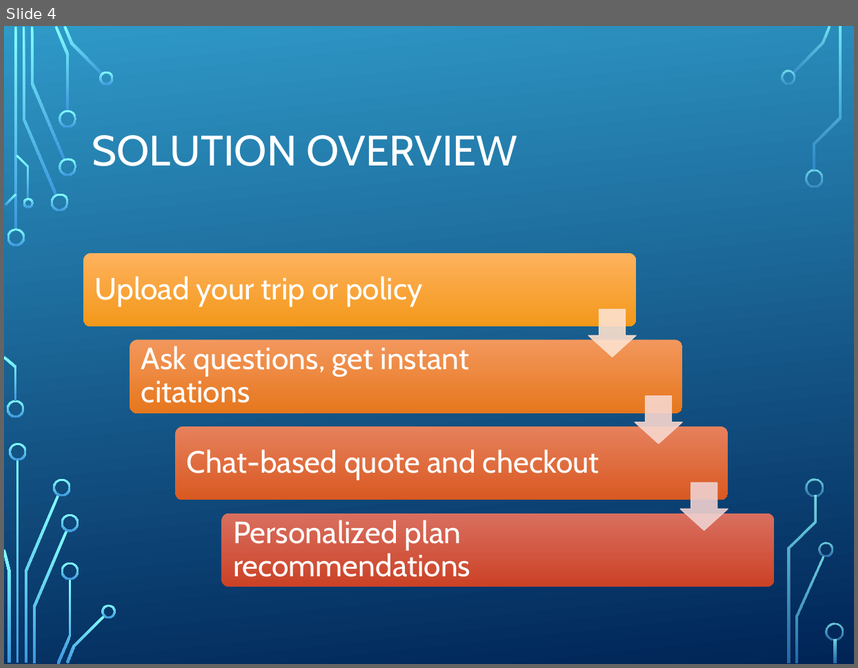
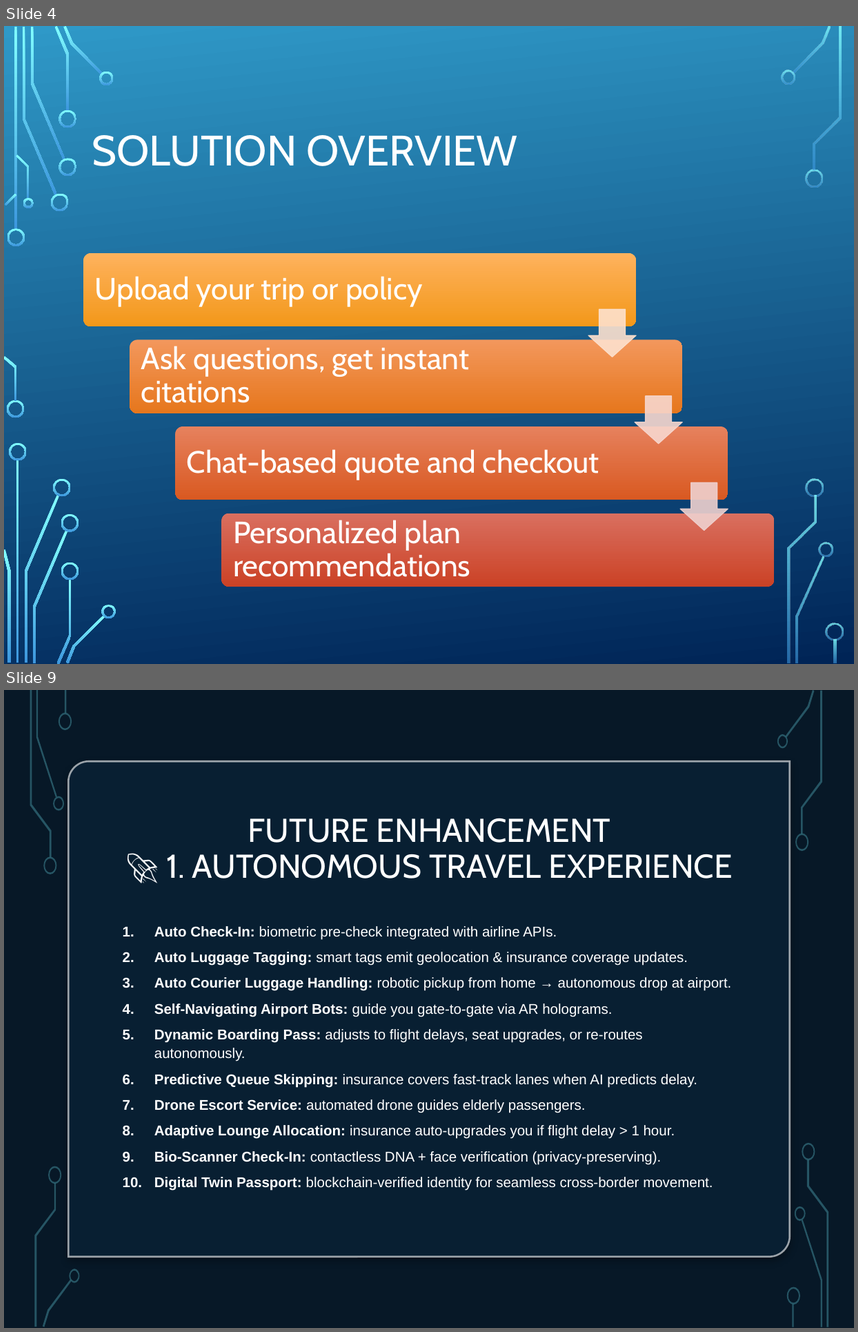
Before and after one commit to NguiWeily/ancileo-msig-demo, a slide deck: Ancileo x MSIG J-W.pptx. Shown one above the other, each under a label of ours: slide 4 before the commit, slides 4 and 9 after it; the slides between them are not shown. The pictures are 858x668 and 858x1332 pixels, drawn with LibreOffice and Linux fonts; fonts in the diff are those of the drawing; background and template pictures are left out. Boxes give left, top, right and bottom in pixels: in the first picture for what was removed or moved away, otherwise in the second. Text is boxed around its words. In the diff, an @@ line names an element or a change of style, - is before the commit and + after.

```diff
--- a/Ancileo x MSIG J-W.pptx
+++ b/Ancileo x MSIG J-W.pptx
@@ slide 9 added at (4,690,854,1328), background picture (left out); not listed: 17 template elements that a slide beside it also shows @@
@@ rectangle added at (4,690,854,1328), fill #000000 @@
@@ rectangle added at (4,690,854,1328), fill #092338 at 70% opacity @@
@@ group added at (30,690,72,874): 5 freeform shapes, 1 rectangle @@
@@ group added at (777,690,822,851): 4 freeform shapes @@
@@ round diag rect added at (69,761,791,1256), fill #092338 at 80% opacity, outline #FFFFFF 1.5 pt @@
@@ title added at (166,818,733,878), 28 pt, text #FFFFFF @@
+FUTURE ENHANCEMENT
+🚀 1. AUTONOMOUS TRAVEL EXPERIENCE
@@ text added at (154,926,732,1190), 12 pt, text #FFFFFF @@
+1. Auto Check-In: biometric pre-check integrated with airline APIs.
+2. Auto Luggage Tagging: smart tags emit geolocation & insurance coverage updates.
+3. Auto Courier Luggage Handling: robotic pickup from home → autonomous drop at airport.
+4. Self-Navigating Airport Bots: guide you gate-to-gate via AR holograms.
+5. Dynamic Boarding Pass: adjusts to flight delays, seat upgrades, or re-routes autonomously.
+6. Predictive Queue Skipping: insurance covers fast-track lanes when AI predicts delay.
+7. Drone Escort Service: automated drone guides elderly passengers.
+8. Adaptive Lounge Allocation: insurance auto-upgrades you if flight delay > 1 hour.
+9. Bio-Scanner Check-In: contactless DNA + face verification (privacy-preserving).
+10. Digital Twin Passport: blockchain-verified identity for seamless cross-border movement.
@@ group added at (34,1166,81,1327): 4 freeform shapes @@
@@ group added at (787,1142,829,1327): 5 freeform shapes, 1 rectangle @@
```
Also in this commit, not shown: 4 slides changed, 9 other slides added, 1 slide removed.
